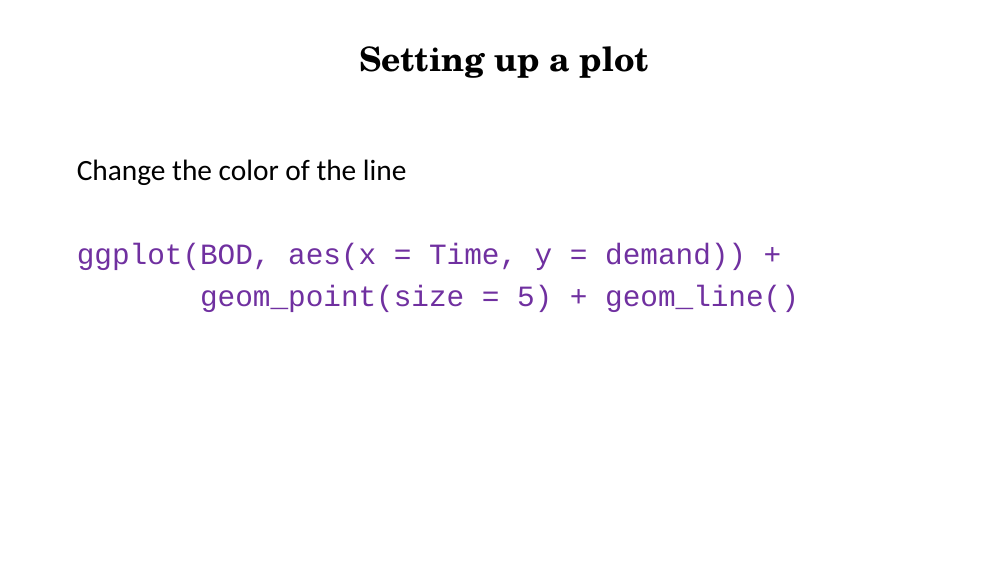
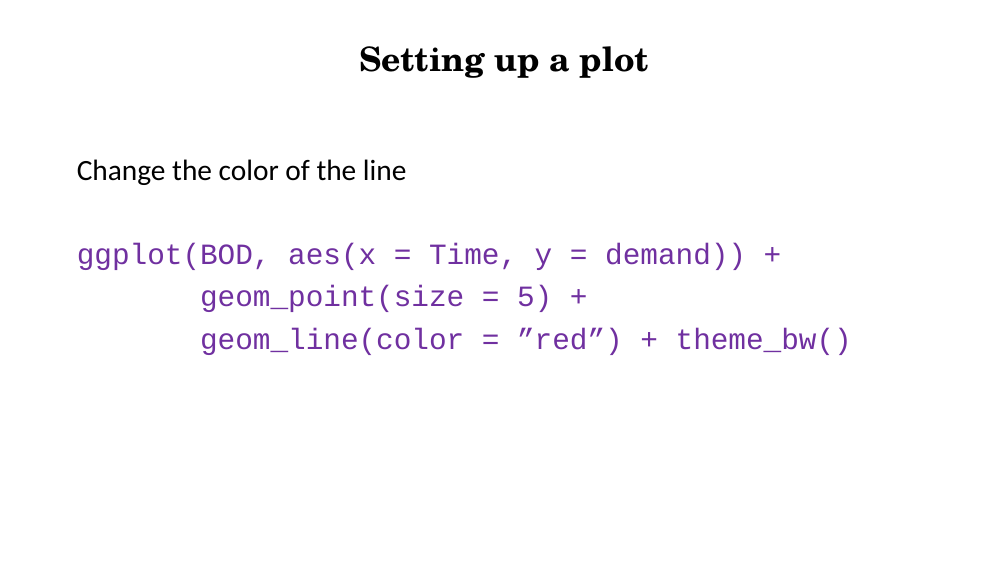
Before and after one commit to Ahmedbargheet/R-for-beginners_UiT, a slide deck: slide 30 of R_workshop_4.ppt (slide 22 before the commit). Drawn at 1008x567 pixels with LibreOffice and Linux fonts; fonts in the diff are those of the drawing. Boxes give left, top, right and bottom in pixels: in the first picture for what was removed or moved away, otherwise in the second. Text is boxed around its words. In the diff, an @@ line names an element or a change of style, - is before the commit and + after.

```diff
--- a/R_workshop_4.ppt
+++ b/R_workshop_4.ppt
@@ text at [200,285,852,355]: text changed @@
-geom_point(size = 5) + geom_line()
+geom_point(size = 5) +
+geom_line(color = ”red”) + theme_bw()
```
Also in this commit, not shown: 4 other slides changed, 13 slides added, 59 slides removed.
